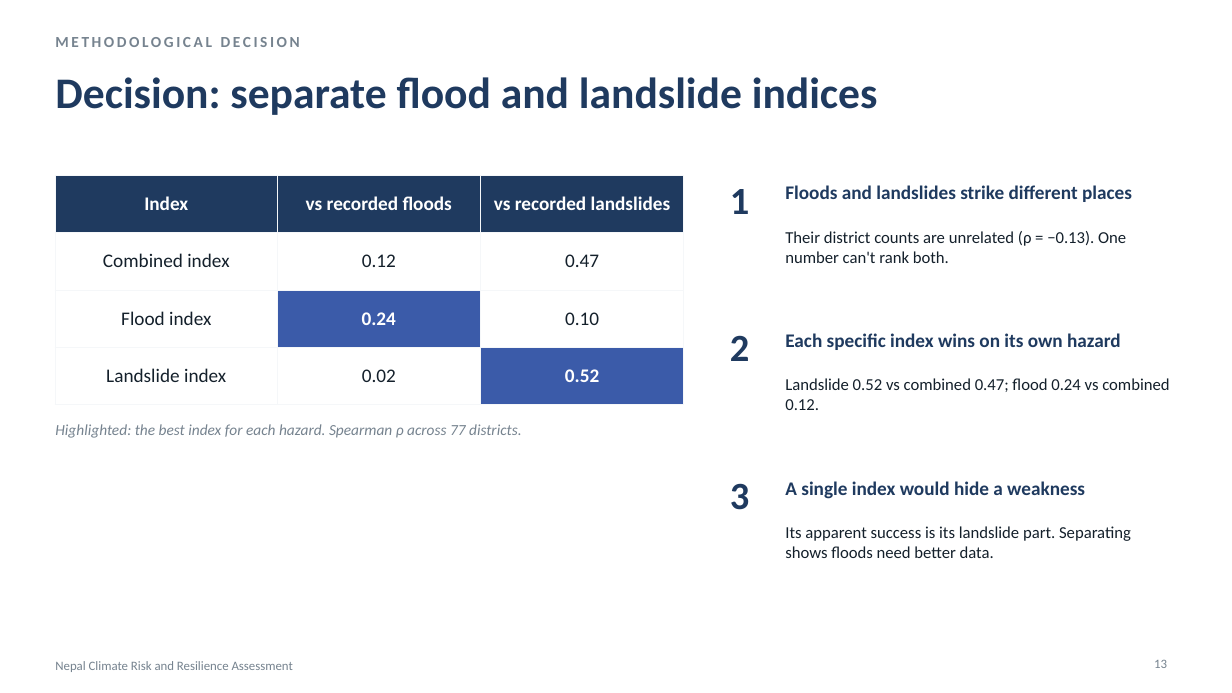
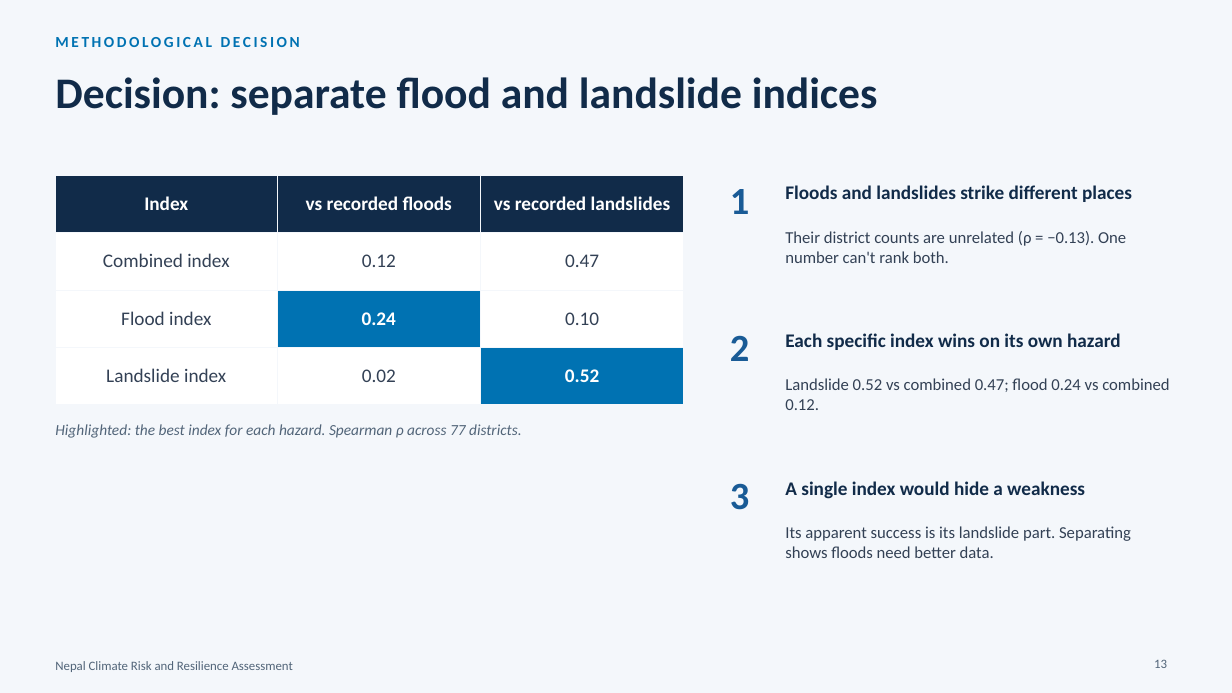
Before and after one commit to CodeWithDonKay/nepal-climate-risk, a slide deck: slide 13 of Nepal_Climate_Risk_Deck.pptx. Drawn at 1232x693 pixels with LibreOffice and Linux fonts; fonts in the diff are those of the drawing. Boxes give left, top, right and bottom in pixels: in the first picture for what was removed or moved away, otherwise in the second. Text is boxed around its words. In the diff, an @@ line names an element or a change of style, - is before the commit and + after.

Commit message:
Restyle slide deck to the Intelligence Platform design

```diff
--- a/Nepal_Climate_Risk_Deck.pptx
+++ b/Nepal_Climate_Risk_Deck.pptx
@@ background #FFFFFF to #F4F7FB @@
@@ text "METHODOLOGICAL DECISION" at bbox=[55, 37, 300, 47]: text colour #76838F to #0072B2 @@
@@ table at bbox=[55, 176, 684, 386] @@
@@ fill #1F3A5F to #112B49 in row 1 @@
@@ fill #3B5BA9 to #0072B2 in 2 cells @@
@@ text colour #14202B to #334155 in "Combined index", "0.12", "0.47", "Flood index" and 3 more places @@
@@ borders changed @@
@@ text colour #1F3A5F to #195B96 in 3 elements at bbox=[730, 189, 749, 214], bbox=[730, 335, 749, 361], bbox=[730, 483, 749, 510] @@
@@ text colour #1F3A5F to #112B49 in 4 elements at bbox=[55, 77, 878, 115], bbox=[785, 185, 1132, 202], bbox=[785, 333, 1121, 350], bbox=[785, 481, 1085, 499] @@
@@ text colour #14202B to #334155 in 3 elements at bbox=[785, 231, 1126, 263], bbox=[785, 378, 1169, 410], bbox=[785, 526, 1131, 558] @@
@@ text colour #76838F to #526579 in 3 elements at bbox=[55, 424, 522, 438], bbox=[1154, 659, 1167, 668], bbox=[55, 661, 293, 672] @@
```
Also in this commit, not shown: 17 other slides changed, 1 other file.
